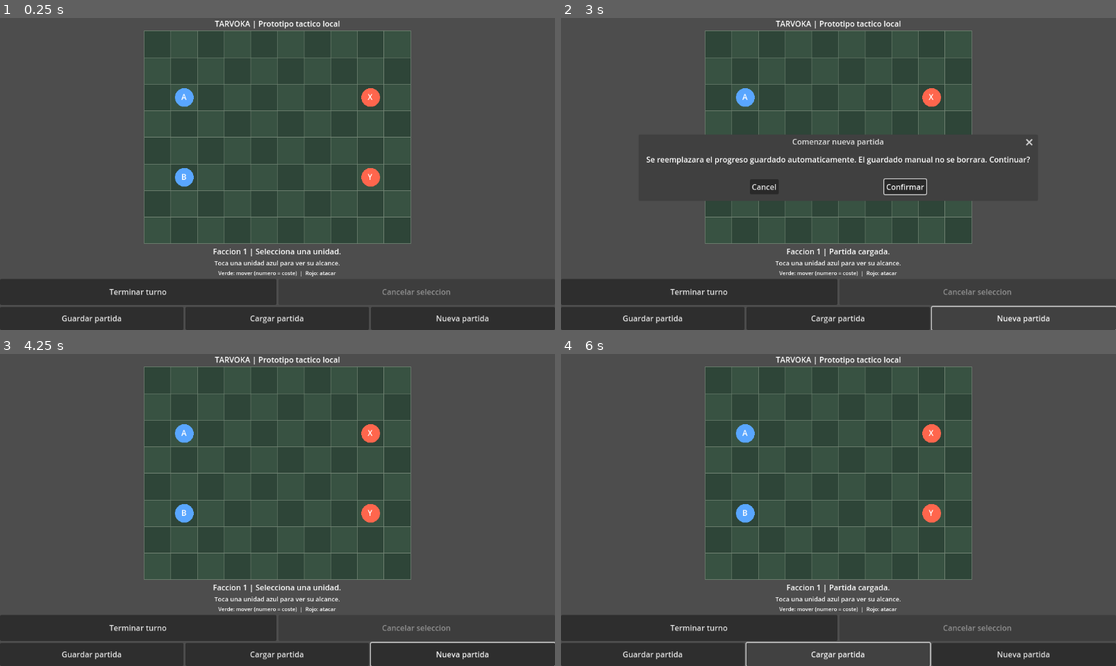
Above: before the commit, frames 1-4 (two rows, left to right).
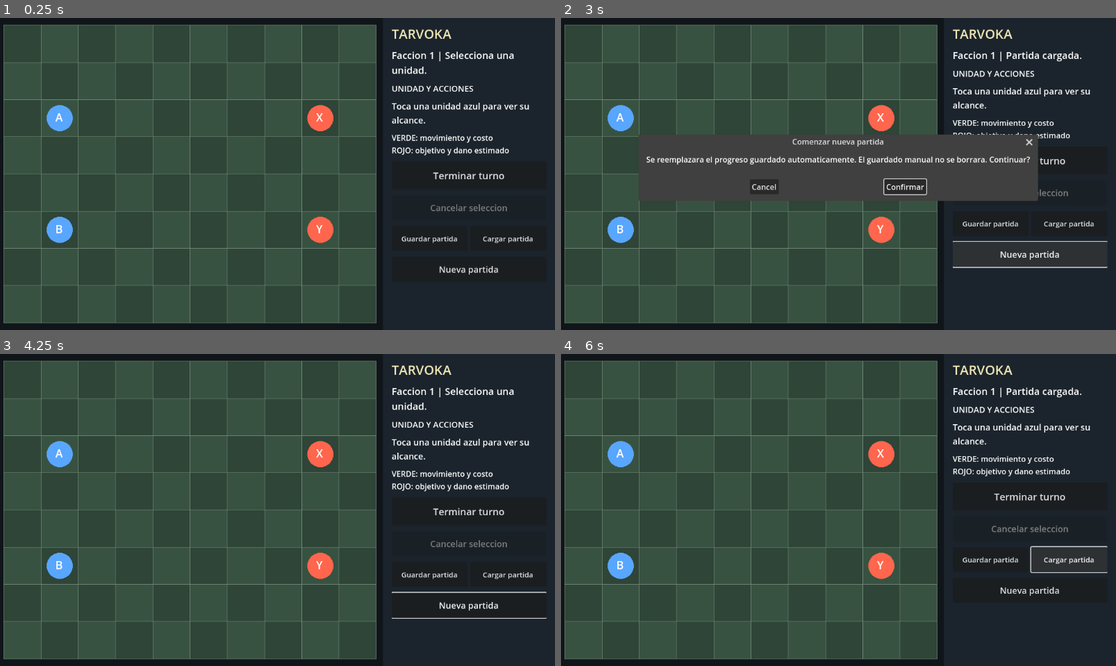
Above: after the commit, the same moments.

Repository: edwinrodri12/Tarvoka
Game: Godot game, scene res://scenes/Main.tscn
Two runs of this game, one before a commit and one after it. Both use one fixed random seed, a clock stepped at 60 frames per second and the inputs below.
Inputs:
- Up to frame 1 (0.25 s): no input
- Up to frame 2 (3 s): click "Guardar partida" at 0.5 s; click "Guardar partida" at 1.25 s; click "Cargar partida" at 2 s; click "Nueva partida" at 2.75 s
- Up to frame 3 (4.25 s): click "Confirmar" at 3.5 s
- Up to frame 4 (6 s): click "Cargar partida" at 4.25 s; click "Guardar partida" at 5 s; click "Cargar partida" at 5.75 s

The runs differ from the first frame. In frame 1, 55% of the frame differs, in the area x 0-100%, y 0-100%; in frame 2, 51%; in frame 3, 55%; in frame 4, 54%.

Commit message:
feat(p0): mobile adaptive tactical layout and clear battle results
Responsive BoxContainer layout with larger tactical sidebar fonts and controls, portrait fallback, persistent victory/defeat banner and result lock. All Godot regression suites PASS run 42882100062 and Android signed APK exported and uploaded PASS run 42882099874. Physical Android validation pending.

Diff:
--- a/scripts/ui/Main.gd
+++ b/scripts/ui/Main.gd
@@ -1,6 +1,7 @@
 extends Control
 
 const BoardScript = preload("res://scripts/ui/TouchBoard.gd")
+
 var board: Control
 var status_label: Label
 var unit_label: Label
@@ -8,88 +9,201 @@
 var cancel_button: Button
 var new_game_dialog: ConfirmationDialog
 
+# Named controls are exposed for headless layout and victory-state regressions.
+var main_layout: BoxContainer
+var board_holder: MarginContainer
+var sidebar: PanelContainer
+var result_banner: PanelContainer
+var result_title: Label
+var result_detail: Label
+
 func _ready() -> void:
-    var layout := VBoxContainer.new()
-    layout.set_anchors_and_offsets_preset(Control.PRESET_FULL_RECT)
-    add_child(layout)
-    var heading := Label.new()
-    heading.text = "TARVOKA | Prototipo tactico local"
-    heading.horizontal_alignment = HORIZONTAL_ALIGNMENT_CENTER
-    layout.add_child(heading)
+    var backdrop := ColorRect.new()
+    backdrop.color = Color(0.065, 0.082, 0.101)
+    backdrop.mouse_filter = Control.MOUSE_FILTER_IGNORE
+    backdrop.set_anchors_and_offsets_preset(Control.PRESET_FULL_RECT)
+    add_child(backdrop)
+
+    main_layout = BoxContainer.new()
+    main_layout.set_anchors_and_offsets_preset(Control.PRESET_FULL_RECT)
+    main_layout.add_theme_constant_override("separation", 6)
+    add_child(main_layout)
+
+    # A dedicated board region uses the entire available height on landscape.
+    board_holder = MarginContainer.new()
+    board_holder.size_flags_horizontal = Control.SIZE_EXPAND_FILL
+    board_holder.size_flags_vertical = Control.SIZE_EXPAND_FILL
+    for edge in ["margin_left", "margin_right", "margin_top", "margin_bottom"]:
+        board_holder.add_theme_constant_override(edge, 8)
+    main_layout.add_child(board_holder)
+
     board = BoardScript.new()
+    board.size_flags_horizontal = Control.SIZE_EXPAND_FILL
     board.size_flags_vertical = Control.SIZE_EXPAND_FILL
-    board.custom_minimum_size = Vector2(280, 240)
-    layout.add_child(board)
-    # Board._ready creates fresh state first; only this actual game scene opts into autosaving.
+    board.custom_minimum_size = Vector2(240, 220)
+    board_holder.add_child(board)
+    # Only the real scene restores saved progress. Detached board tests start fresh.
     board.autosave_enabled = true
     board.resume_autosave()
+
+    sidebar = PanelContainer.new()
+    sidebar.size_flags_horizontal = Control.SIZE_FILL
+    sidebar.size_flags_vertical = Control.SIZE_EXPAND_FILL
+    var side_style := StyleBoxFlat.new()
+    side_style.bg_color = Color(0.105, 0.143, 0.171)
+    side_style.content_margin_left = 18
+    side_style.content_margin_right = 18
+    side_style.content_margin_top = 14
+    side_style.content_margin_bottom = 14
+    sidebar.add_theme_stylebox_override("panel", side_style)
+    main_layout.add_child(sidebar)
+
+    var scroll := ScrollContainer.new()
+    scroll.size_flags_horizontal = Control.SIZE_EXPAND_FILL
+    scroll.size_flags_vertical = Control.SIZE_EXPAND_FILL
+    scroll.horizontal_scroll_mode = ScrollContainer.SCROLL_MODE_DISABLED
+    sidebar.add_child(scroll)
+
+    var panel := VBoxContainer.new()
+    panel.size_flags_horizontal = Control.SIZE_EXPAND_FILL
+    panel.add_theme_constant_override("separation", 12)
+    scroll.add_child(panel)
+
+    var heading := Label.new()
+    heading.text = "TARVOKA"
+    heading.add_theme_font_size_override("font_size", 27)
+    heading.add_theme_color_override("font_color", Color(0.95, 0.91, 0.71))
+    panel.add_child(heading)
+
     status_label = Label.new()
-    status_label.horizontal_alignment = HORIZONTAL_ALIGNMENT_CENTER
-    layout.add_child(status_label)
+    status_label.autowrap_mode = TextServer.AUTOWRAP_WORD_SMART
+    status_label.add_theme_font_size_override("font_size", 20)
+    panel.add_child(status_label)
+
+    # Always visible after a terminal result, without blocking the final board.
+    result_banner = PanelContainer.new()
+    result_banner.visible = false
+    var result_style := StyleBoxFlat.new()
+    result_style.bg_color = Color(0.10, 0.32, 0.20)
+    result_style.content_margin_left = 14
+    result_style.content_margin_right = 14
+    result_style.content_margin_top = 13
+    result_style.content_margin_bottom = 13
+    result_banner.add_theme_stylebox_override("panel", result_style)
+    panel.add_child(result_banner)
+    var result_column := VBoxContainer.new()
+    result_column.add_theme_constant_override("separation", 5)
+    result_banner.add_child(result_column)
+    result_title = Label.new()
+    result_title.add_theme_font_size_override("font_size", 34)
+    result_column.add_child(result_title)
+    result_detail = Label.new()
+    result_detail.autowrap_mode = TextServer.AUTOWRAP_WORD_SMART
+    result_detail.add_theme_font_size_override("font_size", 17)
+    result_column.add_child(result_detail)
+
+    var unit_heading := Label.new()
+    unit_heading.text = "UNIDAD Y ACCIONES"
+    unit_heading.add_theme_font_size_override("font_size", 17)
+    panel.add_child(unit_heading)
+
     unit_label = Label.new()
-    unit_label.horizontal_alignment = HORIZONTAL_ALIGNMENT_CENTER
     unit_label.autowrap_mode = TextServer.AUTOWRAP_WORD_SMART
-    unit_label.add_theme_font_size_override("font_size", 13)
-    layout.add_child(unit_label)
+    unit_label.add_theme_font_size_override("font_size", 18)
+    panel.add_child(unit_label)
+
     var legend := Label.new()
-    legend.horizontal_alignment = HORIZONTAL_ALIGNMENT_CENTER
-    legend.add_theme_font_size_override("font_size", 11)
-    legend.text = "Verde: mover (numero = coste)  |  Rojo: atacar"
-    layout.add_child(legend)
-    var commands := HBoxContainer.new()
-    layout.add_child(commands)
+    legend.text = "VERDE: movimiento y costo\nROJO: objetivo y dano estimado"
+    legend.autowrap_mode = TextServer.AUTOWRAP_WORD_SMART
+    legend.add_theme_font_size_override("font_size", 16)
+    panel.add_child(legend)
+
     end_button = Button.new()
     end_button.text = "Terminar turno"
-    end_button.custom_minimum_size.y = 54
-    end_button.size_flags_horizontal = Control.SIZE_EXPAND_FILL
+    end_button.custom_minimum_size.y = 58
+    end_button.add_theme_font_size_override("font_size", 20)
     end_button.pressed.connect(_end_turn)
-    commands.add_child(end_button)
+    panel.add_child(end_button)
+
     cancel_button = Button.new()
     cancel_button.text = "Cancelar seleccion"
-    cancel_button.custom_minimum_size.y = 54
-    cancel_button.size_flags_horizontal = Control.SIZE_EXPAND_FILL
+    cancel_button.custom_minimum_size.y = 52
+    cancel_button.add_theme_font_size_override("font_size", 18)
     cancel_button.pressed.connect(_cancel_selection)
-    commands.add_child(cancel_button)
-    # Keep controls accessible without reducing the playable board height.
-    var actions := HBoxContainer.new()
-    layout.add_child(actions)
+    panel.add_child(cancel_button)
+
+    var saves := HBoxContainer.new()
+    saves.add_theme_constant_override("separation", 6)
+    panel.add_child(saves)
     var save_button := Button.new()
     save_button.text = "Guardar partida"
-    save_button.custom_minimum_size.y = 48
+    save_button.custom_minimum_size.y = 52
     save_button.size_flags_horizontal = Control.SIZE_EXPAND_FILL
+    save_button.add_theme_font_size_override("font_size", 15)
     save_button.pressed.connect(_save_game)
-    actions.add_child(save_button)
+    saves.add_child(save_button)
     var load_button := Button.new()
     load_button.text = "Cargar partida"
-    load_button.custom_minimum_size.y = 48
+    load_button.custom_minimum_size.y = 52
     load_button.size_flags_horizontal = Control.SIZE_EXPAND_FILL
+    load_button.add_theme_font_size_override("font_size", 15)
     load_button.pressed.connect(_load_game)
-    actions.add_child(load_button)
+    saves.add_child(load_button)
+
     var restart_button := Button.new()
     restart_button.text = "Nueva partida"
-    restart_button.custom_minimum_size.y = 48
-    restart_button.size_flags_horizontal = Control.SIZE_EXPAND_FILL
+    restart_button.custom_minimum_size.y = 52
+    restart_button.add_theme_font_size_override("font_size", 18)
     restart_button.pressed.connect(_new_game)
-    actions.add_child(restart_button)
+    panel.add_child(restart_button)
+
     new_game_dialog = ConfirmationDialog.new()
     new_game_dialog.title = "Comenzar nueva partida"
     new_game_dialog.dialog_text = "Se reemplazara el progreso guardado automaticamente. El guardado manual no se borrara. Continuar?"
     new_game_dialog.ok_button_text = "Confirmar"
     new_game_dialog.confirmed.connect(_confirm_new_game)
     add_child(new_game_dialog)
+
+    get_viewport().size_changed.connect(_on_viewport_resized)
+    layout_for_size(get_viewport_rect().size)
     set_process(true)
+    _process(0.0)
+
+# The pure sizing entry point is called on both initial layout and resize.
+# It also enables reproducible portrait/landscape checks in headless Godot CI.
+func layout_for_size(view_size: Vector2) -> void:
+    if main_layout == null or sidebar == null or board_holder == null:
+        return
+    var portrait := view_size.y > view_size.x * 1.12
+    main_layout.vertical = portrait
+    if portrait:
+        sidebar.custom_minimum_size = Vector2(0, 220)
+        board_holder.custom_minimum_size = Vector2(0, clampf(view_size.y * 0.54, 245.0, 660.0))
+    else:
+        sidebar.custom_minimum_size = Vector2(clampf(view_size.x * 0.31, 300.0, 490.0), 0)
+        board_holder.custom_minimum_size = Vector2(255, 0)
+
+func _on_viewport_resized() -> void:
+    layout_for_size(get_viewport_rect().size)
 
 func _process(_delta: float) -> void:
     if board == null or status_label == null or unit_label == null:
         return
     unit_label.text = board.selected_unit_summary()
-    var winner := int(board.state.get("winner",-1))
+    var winner := int(board.state.get("winner", -1))
     end_button.disabled = winner != -1 or (board.ai_enabled and int(board.state.get("faction", 0)) != 0)
     cancel_button.disabled = board.selected_id.is_empty()
-    if winner != -1:
-        status_label.text = "Victoria de faccion %d" % (winner + 1)
+    result_banner.visible = winner != -1
+    if winner == 0:
+        result_title.text = "VICTORIA"
+        result_detail.text = "Objetivo cumplido. Enemigos derrotados. Puedes comenzar otra partida."
+        status_label.text = "Batalla terminada"
+    elif winner == 1:
+        result_title.text = "DERROTA"
+        result_detail.text = "Tu ejercito fue derrotado. Puedes intentar una nueva estrategia."
+        status_label.text = "Batalla terminada"
     else:
-        status_label.text = "Faccion %d | %s" % [int(board.state.get("faction",0)) + 1, board.message]
+        status_label.text = "Faccion %d | %s" % [int(board.state.get("faction", 0)) + 1, board.message]
 
 func _end_turn() -> void:
     board.finish_turn()
@@ -101,7 +215,7 @@
     board.load_game()
 
 func _new_game() -> void:
-    # Headless CI verifies the confirmation signal without opening a native modal.
+    # Avoid opening a native modal in the headless test runner.
     if DisplayServer.get_name() != "headless":
         new_game_dialog.popup_centered()
 
--- /dev/null
+++ b/tests/test_responsive_ui.gd
@@ -0,0 +1,68 @@
+extends SceneTree
+
+func _initialize() -> void:
+    call_deferred("_run")
+
+func _run() -> void:
+    var scene: PackedScene = load("res://scenes/Main.tscn")
+    assert(scene != null)
+    var screen: Control = scene.instantiate()
+    root.add_child(screen)
+
+    var board = screen.get("board")
+    var body: BoxContainer = screen.get("main_layout")
+    var sidebar: PanelContainer = screen.get("sidebar")
+    var board_holder: MarginContainer = screen.get("board_holder")
+    var result: PanelContainer = screen.get("result_banner")
+    var result_title: Label = screen.get("result_title")
+    var turn: Button = screen.get("end_button")
+    assert(board != null and body != null and sidebar != null)
+    assert(board_holder != null and result != null and result_title != null)
+    assert(turn != null)
+
+    # Landscape expands the board vertically and keeps a bounded tactical side panel.
+    screen.layout_for_size(Vector2(2200, 1080))
+    assert(not body.vertical)
+    assert(sidebar.custom_minimum_size.x >= 300.0)
+    assert(sidebar.custom_minimum_size.x <= 490.0)
+    assert(board_holder.custom_minimum_size.y == 0.0)
+
+    # Portrait stacks the board and a scrollable information/control region.
+    screen.layout_for_size(Vector2(480, 900))
+    assert(body.vertical)
+    assert(sidebar.custom_minimum_size.y >= 220.0)
+    assert(board_holder.custom_minimum_size.y >= 245.0)
+
+    # Return to landscape and exercise all three terminal UI conditions.
+    screen.layout_for_size(Vector2(1280, 720))
+    assert(not body.vertical)
+    screen._process(0.0)
+    assert(not result.visible)
+    assert(not turn.disabled)
+
+    board.state["winner"] = 0
+    screen._process(0.0)
+    assert(result.visible)
+    assert(result_title.text == "VICTORIA")
+    assert(turn.disabled)
+    var label: Label = screen.get("status_label")
+    assert(label.text == "Batalla terminada")
+
+    board.state["winner"] = 1
+    screen._process(0.0)
+    assert(result.visible)
+    assert(result_title.text == "DERROTA")
+    assert(turn.disabled)
+
+    board.new_game()
+    screen._process(0.0)
+    assert(not result.visible)
+    assert(not turn.disabled)
+    assert(board.state["winner"] == -1)
+
+    var autosave_path := "user://tarvoka_autosave_v1.json"
+    if FileAccess.file_exists(autosave_path):
+        assert(DirAccess.remove_absolute(ProjectSettings.globalize_path(autosave_path)) == OK)
+    screen.queue_free()
+    print("PASS mobile UI: adaptive orientation, readable result panel, end-turn lock and reset")
+    quit(0)
